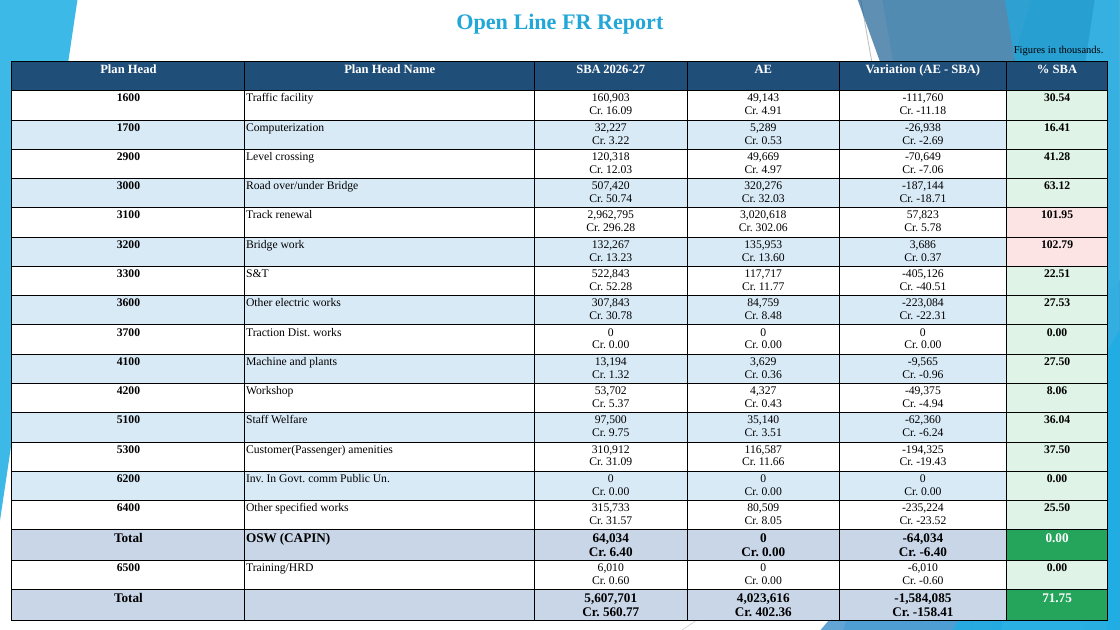
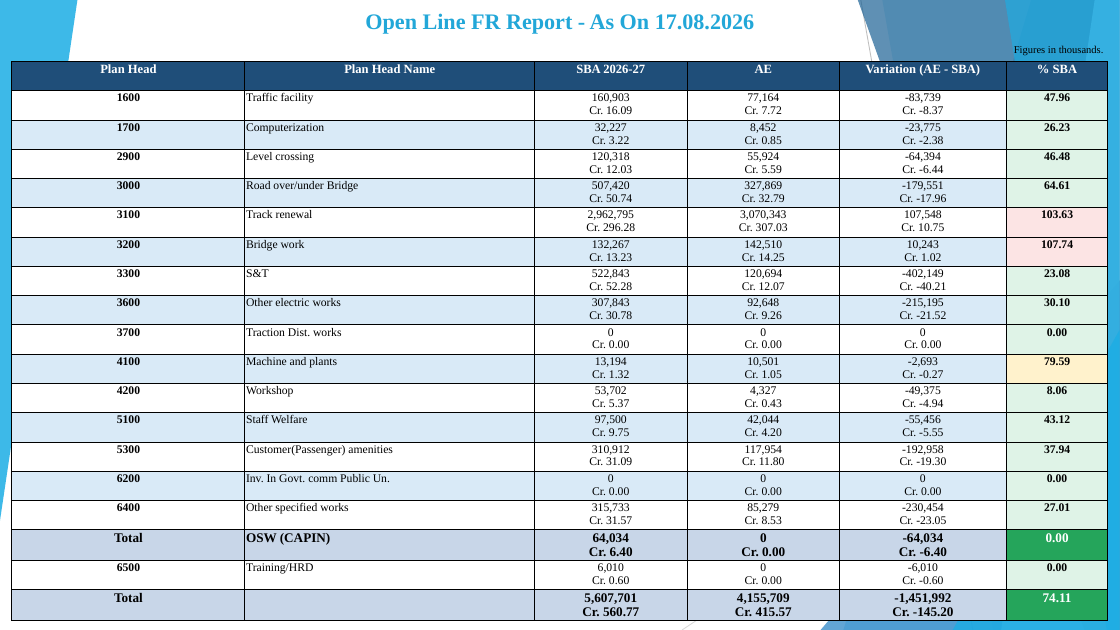
Before and after one commit to girishtiwari007/MB-BUDGET, a slide deck: slide 5 of exports/Moradabad_Division_DRM_Budget_FR_Analysis.pptx. Drawn at 1120x630 pixels with LibreOffice and Linux fonts; fonts in the diff are those of the drawing. Boxes give left, top, right and bottom in pixels: in the first picture for what was removed or moved away, otherwise in the second. Text is boxed around its words. In the diff, an @@ line names an element or a change of style, - is before the commit and + after.

Commit message:
ppt fix

```diff
--- a/exports/Moradabad_Division_DRM_Budget_FR_Analysis.pptx
+++ b/exports/Moradabad_Division_DRM_Budget_FR_Analysis.pptx
@@ text at (x1=365, y1=13, x2=754, y2=34): text changed @@
-Open Line FR Report
+Open Line FR Report - As On 17.08.2026
@@ table at (x1=12, y1=61, x2=1108, y2=620) @@
-row 2: 1600 | Traffic facility | 160,903 Cr. 16.09 | 49,143 Cr. 4.91 | -111,760 Cr. -11.18 | 30.54
+row 2: 1600 | Traffic facility | 160,903 Cr. 16.09 | 77,164 Cr. 7.72 | -83,739 Cr. -8.37 | 47.96
-row 3: 1700 | Computerization | 32,227 Cr. 3.22 | 5,289 Cr. 0.53 | -26,938 Cr. -2.69 | 16.41
+row 3: 1700 | Computerization | 32,227 Cr. 3.22 | 8,452 Cr. 0.85 | -23,775 Cr. -2.38 | 26.23
-row 4: 2900 | Level crossing | 120,318 Cr. 12.03 | 49,669 Cr. 4.97 | -70,649 Cr. -7.06 | 41.28
+row 4: 2900 | Level crossing | 120,318 Cr. 12.03 | 55,924 Cr. 5.59 | -64,394 Cr. -6.44 | 46.48
-row 5: 3000 | Road over/under Bridge | 507,420 Cr. 50.74 | 320,276 Cr. 32.03 | -187,144 Cr. -18.71 | 63.12
+row 5: 3000 | Road over/under Bridge | 507,420 Cr. 50.74 | 327,869 Cr. 32.79 | -179,551 Cr. -17.96 | 64.61
-row 6: 3100 | Track renewal | 2,962,795 Cr. 296.28 | 3,020,618 Cr. 302.06 | 57,823 Cr. 5.78 | 101.95
+row 6: 3100 | Track renewal | 2,962,795 Cr. 296.28 | 3,070,343 Cr. 307.03 | 107,548 Cr. 10.75 | 103.63
-row 7: 3200 | Bridge work | 132,267 Cr. 13.23 | 135,953 Cr. 13.60 | 3,686 Cr. 0.37 | 102.79
+row 7: 3200 | Bridge work | 132,267 Cr. 13.23 | 142,510 Cr. 14.25 | 10,243 Cr. 1.02 | 107.74
-row 8: 3300 | S&T | 522,843 Cr. 52.28 | 117,717 Cr. 11.77 | -405,126 Cr. -40.51 | 22.51
+row 8: 3300 | S&T | 522,843 Cr. 52.28 | 120,694 Cr. 12.07 | -402,149 Cr. -40.21 | 23.08
-row 9: 3600 | Other electric works | 307,843 Cr. 30.78 | 84,759 Cr. 8.48 | -223,084 Cr. -22.31 | 27.53
+row 9: 3600 | Other electric works | 307,843 Cr. 30.78 | 92,648 Cr. 9.26 | -215,195 Cr. -21.52 | 30.10
-row 11: 4100 | Machine and plants | 13,194 Cr. 1.32 | 3,629 Cr. 0.36 | -9,565 Cr. -0.96 | 27.50
+row 11: 4100 | Machine and plants | 13,194 Cr. 1.32 | 10,501 Cr. 1.05 | -2,693 Cr. -0.27 | 79.59
-row 13: 5100 | Staff Welfare | 97,500 Cr. 9.75 | 35,140 Cr. 3.51 | -62,360 Cr. -6.24 | 36.04
+row 13: 5100 | Staff Welfare | 97,500 Cr. 9.75 | 42,044 Cr. 4.20 | -55,456 Cr. -5.55 | 43.12
-row 14: 5300 | Customer(Passenger) amenities | 310,912 Cr. 31.09 | 116,587 Cr. 11.66 | -194,325 Cr. -19.43 | 37.50
+row 14: 5300 | Customer(Passenger) amenities | 310,912 Cr. 31.09 | 117,954 Cr. 11.80 | -192,958 Cr. -19.30 | 37.94
-row 16: 6400 | Other specified works | 315,733 Cr. 31.57 | 80,509 Cr. 8.05 | -235,224 Cr. -23.52 | 25.50
+row 16: 6400 | Other specified works | 315,733 Cr. 31.57 | 85,279 Cr. 8.53 | -230,454 Cr. -23.05 | 27.01
-row 19: Total |  | 5,607,701 Cr. 560.77 | 4,023,616 Cr. 402.36 | -1,584,085 Cr. -158.41 | 71.75
+row 19: Total |  | 5,607,701 Cr. 560.77 | 4,155,709 Cr. 415.57 | -1,451,992 Cr. -145.20 | 74.11
@@ fill #DFF3E7 to #FFF2CC in row 11, column 6 @@
```
Also in this commit, not shown: 4 other slides changed, 14 other files.
